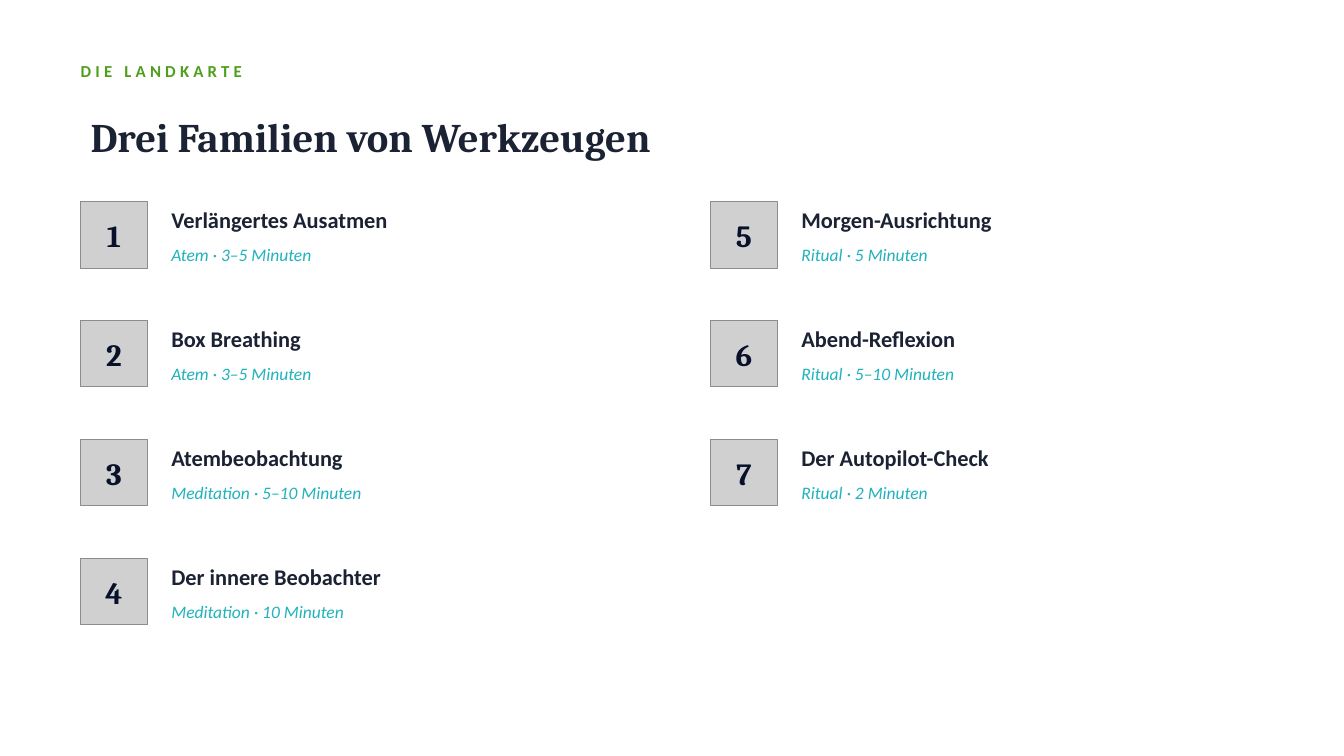
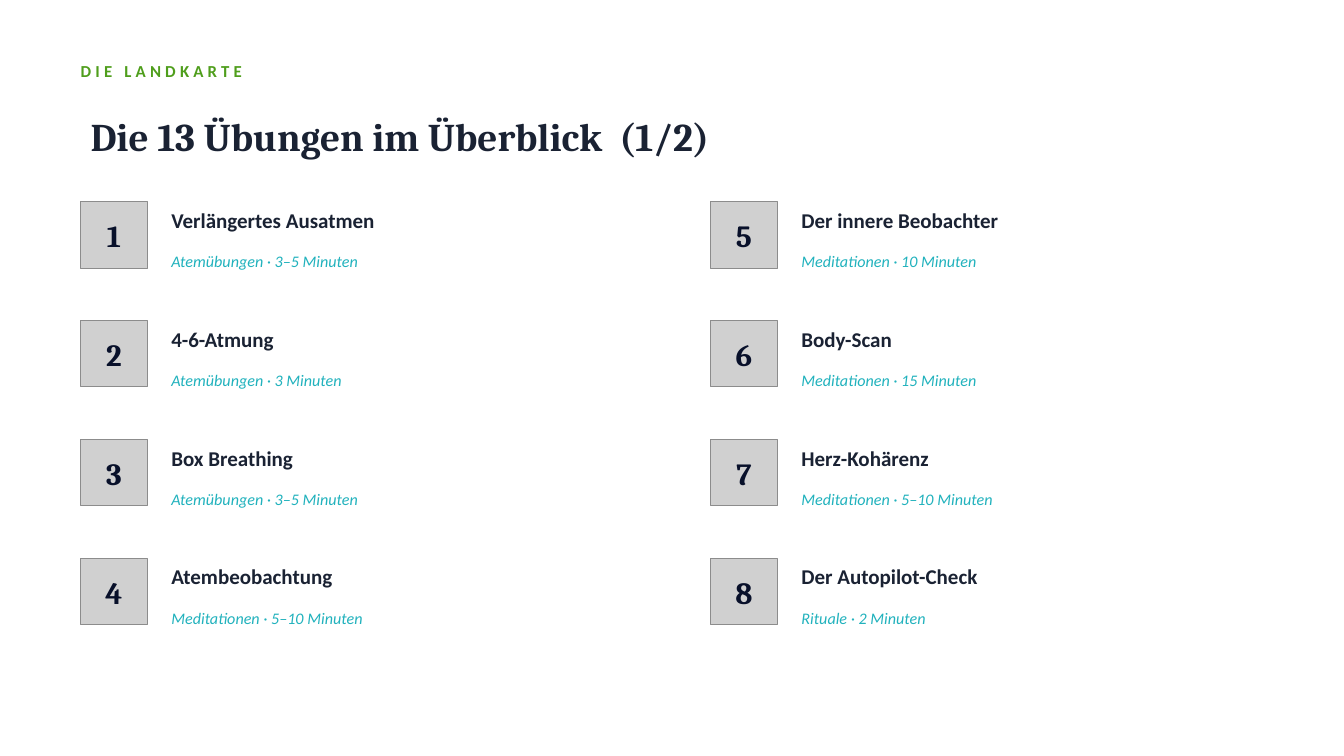
Before and after one commit to Heiko888/werdemeisterdeinergedanken, a slide deck: slide 7 of docs/workshop/praxis/WMDG-Workshop-Praxis-Werkzeugkasten.pptx. Drawn at 1344x756 pixels with LibreOffice and Linux fonts; fonts in the diff are those of the drawing; grey boxes stand for pictures. Boxes give left, top, right and bottom in pixels: in the first picture for what was removed or moved away, otherwise in the second. Text is boxed around its words. In the diff, an @@ line names an element or a change of style, - is before the commit and + after.

```diff
--- a/docs/workshop/praxis/WMDG-Workshop-Praxis-Werkzeugkasten.pptx
+++ b/docs/workshop/praxis/WMDG-Workshop-Praxis-Werkzeugkasten.pptx
@@ text at [91,117,709,160]: text changed; size 29 to 28 pt @@
-Drei Familien von Werkzeugen
+Die 13 Übungen im Überblick (1/2)
@@ text "Verlängertes Ausatmen" at [171,213,375,232]: size 16 to 15 pt @@
@@ text at [801,213,998,228]: text changed; size 16 to 15 pt @@
-Morgen-Ausrichtung
+Der innere Beobachter
@@ text at [171,255,358,270]: text changed; size 12.5 to 11.5 pt @@
-Atem · 3–5 Minuten
+Atemübungen · 3–5 Minuten
@@ text at [801,256,976,267]: text changed; size 12.5 to 11.5 pt @@
-Ritual · 5 Minuten
+Meditationen · 10 Minuten
@@ text at [171,332,273,351]: text changed; size 16 to 15 pt @@
-Box Breathing
+4-6-Atmung
@@ text at [801,332,891,351]: text changed; size 16 to 15 pt @@
-Abend-Reflexion
+Body-Scan
@@ text at [171,374,341,389]: text changed; size 12.5 to 11.5 pt @@
-Atem · 3–5 Minuten
+Atemübungen · 3 Minuten
@@ text at [801,375,976,386]: text changed; size 12.5 to 11.5 pt @@
-Ritual · 5–10 Minuten
+Meditationen · 15 Minuten
@@ text at [171,451,293,470]: text changed; size 16 to 15 pt @@
-Atembeobachtung
+Box Breathing
@@ text at [801,451,928,466]: text changed; size 16 to 15 pt @@
-Der Autopilot-Check
+Herz-Kohärenz
@@ text at [171,493,358,508]: text changed; size 12.5 to 11.5 pt @@
-Meditation · 5–10 Minuten
+Atemübungen · 3–5 Minuten
@@ text at [801,494,992,505]: text changed; size 12.5 to 11.5 pt @@
-Ritual · 2 Minuten
+Meditationen · 5–10 Minuten
@@ text at [171,569,332,588]: text changed; size 16 to 15 pt @@
-Der innere Beobachter
+Atembeobachtung
@@ picture added at [711,559,777,625] @@
@@ text added at [801,569,977,588], 15 pt, text #1A2233, bold @@
+Der Autopilot-Check
@@ text added at [735,583,752,604], 22 pt, text #08102A, bold @@
+8
@@ text at [171,613,362,624]: text changed; size 12.5 to 11.5 pt @@
-Meditation · 10 Minuten
+Meditationen · 5–10 Minuten
@@ text added at [801,612,925,624], 11.5 pt, text #21B2BD, italic @@
+Rituale · 2 Minuten
```
Also in this commit, not shown: 15 other slides changed, 7 slides added, 3 other files.
